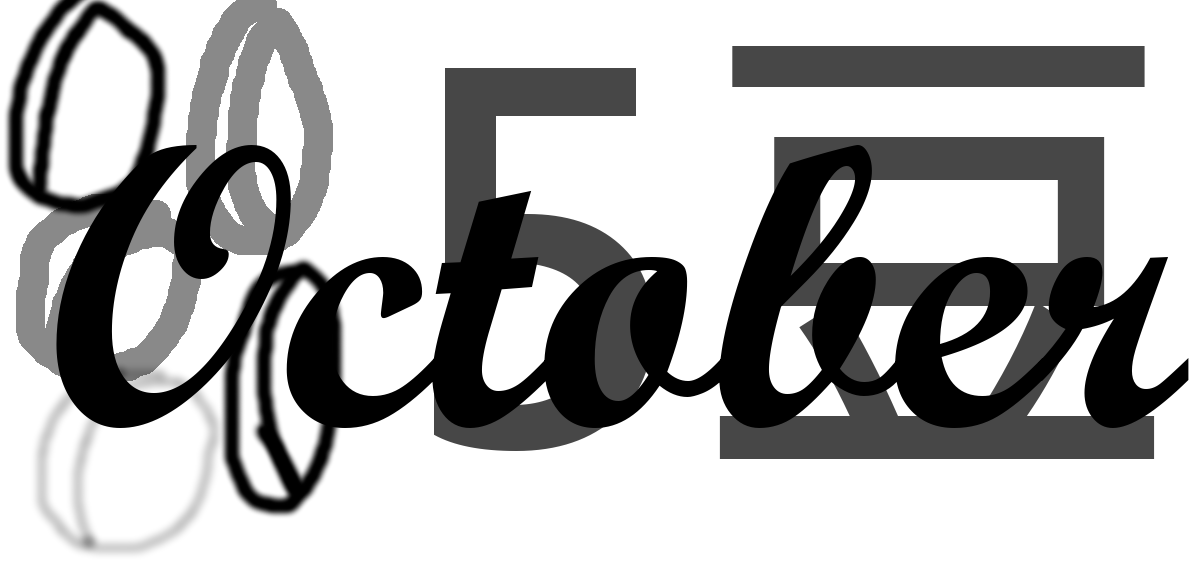
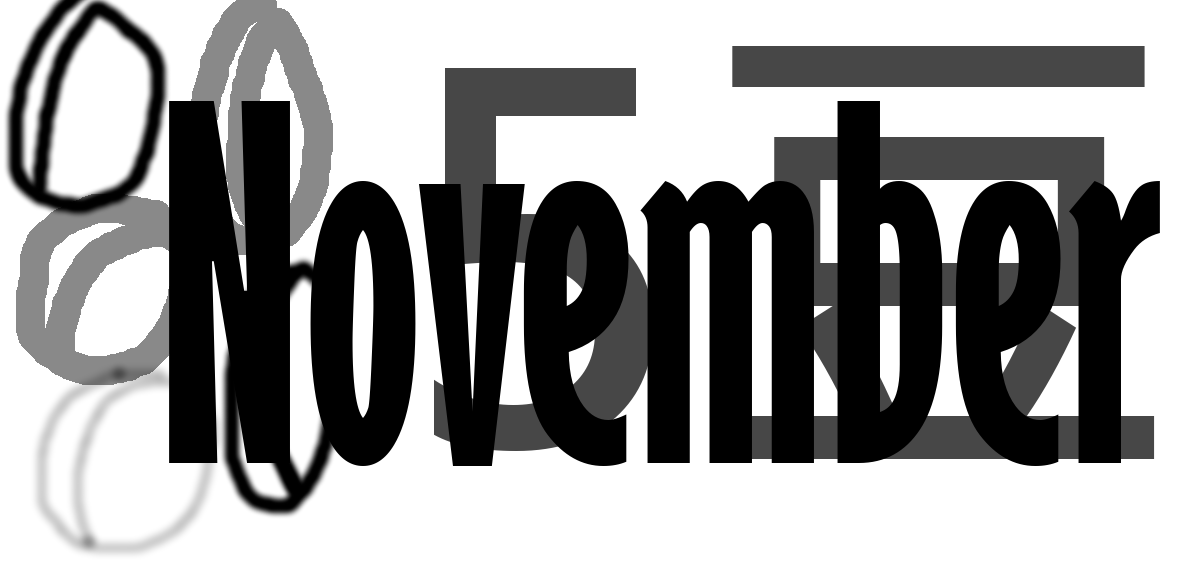
Revision of a layered w=1200, h=566 image; what changed, layer by layer:
renamed "October" to "November", painted on it over [56, 101, 1189, 466]
